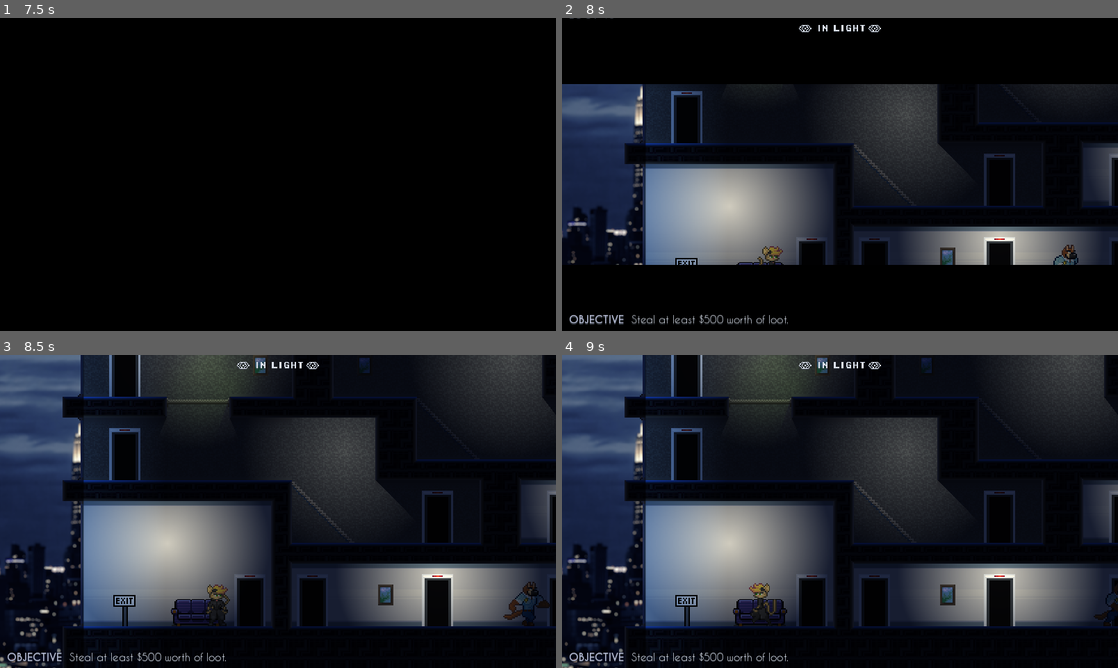
Above: before the commit, frames 1-4 (two rows, left to right).
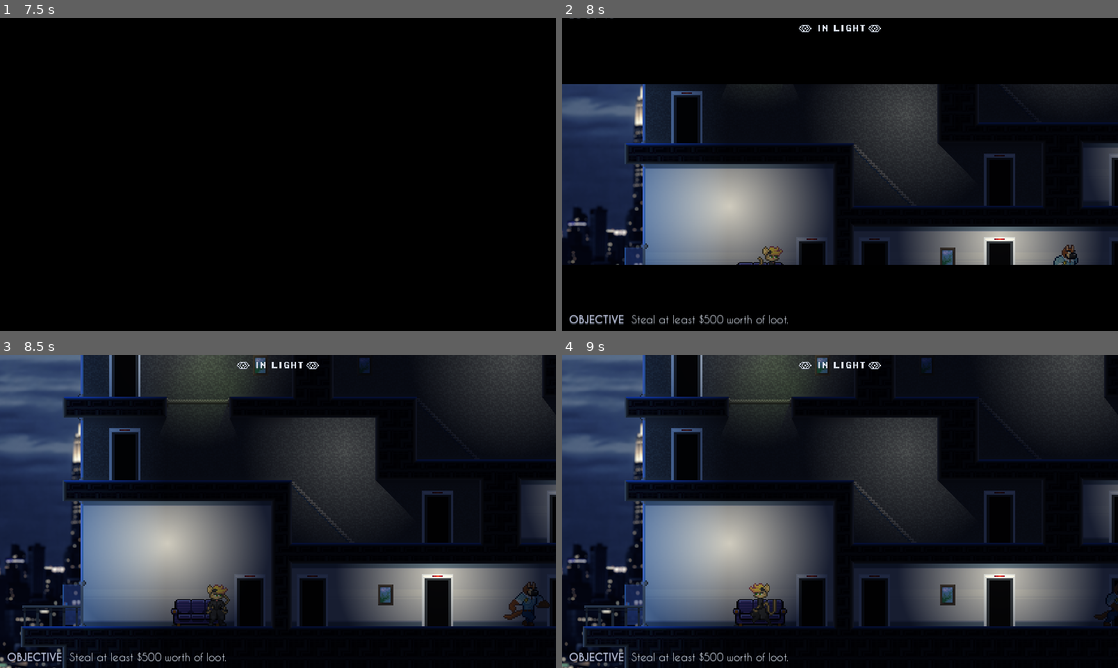
Above: after the commit, the same moments.

Repository: adamscott/catburglar
Game: Godot game, scene res://scenes/title_screen.tscn
Same seed, same stepped clock (60 frames per second), same inputs: the game is played once before the commit and once after it. Video files are missing from this copy of the repository; at most half a second of black plays in their place. Sound files missing from this copy of the repository are replaced by a short silence.
Inputs:
- Up to frame 1 (7.5 s): tap Enter (pause) at 0.5, 3.5 s; hold Right (right) 0.53-1.28 s; hold X (interact) 0.53-1.28 s; hold Down (down) 1.28-2.03 s; tap C (shoot) every 1.5 s from 1.35 to 7.35 s; tap Space at 2, 6.5 s; hold Right (right) 2.03-2.78 s; hold X (interact) 2.03-2.78 s; hold Up (up) 2.78-3.53 s; hold X (interact) 3.53-4.28 s; hold Left (left) 3.53-5.03 s; hold Down (down) 5.03-5.78 s; hold X (interact) 5.03-5.78 s; hold Right (right) 5.78-6.53 s; hold Up (up) 6.53-7.28 s; hold X (interact) 6.53-7.28 s; hold Right (right) from 7.28 s (still down)
- Up to frame 2 (8 s): keep holding Right (right)
- Up to frame 3 (8.5 s): release Right (right) at 8.03 s; hold Down (down) from 8.03 s (still down); hold X (interact) from 8.03 s (still down)
- Up to frame 4 (9 s): release Down (down) at 8.78 s; release X (interact) at 8.78 s; hold Left (left) from 8.78 s (still down); tap C (shoot) at 8.85 s

Frame 1 is identical in both runs. In frame 2, 0.7% of the frame differs, in the area x 11-25%, y 21-79%; in frame 3, 1.6%, in the area x 3-25%, y 0-100%; in frame 4, 1.6%.

Commit message:
Add new level exit and vase graphics

Diff:
--- a/game/objects/level_exit.tscn
+++ b/game/objects/level_exit.tscn
@@ -18,7 +18,7 @@
 texture = ExtResource("1_mtpm2")
 
 [node name="CollisionShape2D" type="CollisionShape2D" parent="."]
-position = Vector2(0, -16)
+position = Vector2(24, -16)
 shape = SubResource("RectangleShape2D_aipis")
 
 [connection signal="body_entered" from="." to="." method="_on_body_entered"]
--- a/game/scenes/levels/level1.tscn
+++ b/game/scenes/levels/level1.tscn
@@ -353,13 +353,12 @@
 [node name="Lights" type="Node" parent="."]
 
 [node name="OutsideLight1" type="PointLight2D" parent="Lights"]
-position = Vector2(32, 0)
 scale = Vector2(1, 100)
 color = Color(0.25098, 0.376471, 0.501961, 1)
 texture = ExtResource("16_ecxg0")
 
 [node name="OutsideLight2" type="PointLight2D" parent="Lights"]
-position = Vector2(656, 0)
+position = Vector2(688, 0)
 rotation = 3.14159
 scale = Vector2(1, -100)
 color = Color(0.25098, 0.376471, 0.501961, 1)
@@ -465,7 +464,7 @@
 position = Vector2(504, 384)
 
 [node name="LevelExit" parent="Misc" instance=ExtResource("14_qx2jl")]
-position = Vector2(32, 704)
+position = Vector2(-16, 704)
 
 [node name="HUD" parent="." instance=ExtResource("17_x1xen")]
 path_player = NodePath("../Player")
--- a/game/scenes/levels/level2.tscn
+++ b/game/scenes/levels/level2.tscn
@@ -17,7 +17,7 @@
 [ext_resource type="PackedScene" uid="uid://dcv1iqay33qep" path="res://objects/light.tscn" id="9_causn"]
 [ext_resource type="PackedScene" uid="uid://dtgqt2tuo0uwg" path="res://objects/treasure.tscn" id="9_rjy45"]
 [ext_resource type="PackedScene" uid="uid://hxebst30nlht" path="res://objects/searchable.tscn" id="9_y1ey0"]
-[ext_resource type="Texture2D" uid="uid://fv8pyh60q8ee" path="res://sprites/gold.png" id="10_dby50"]
+[ext_resource type="Texture2D" uid="uid://bqj7211lhnd4d" path="res://sprites/vase.png" id="10_ablqv"]
 [ext_resource type="PackedScene" uid="uid://26dcmt2uqm4y" path="res://objects/flickering_light.tscn" id="11_625eh"]
 [ext_resource type="Texture2D" uid="uid://cps8flbpi8arq" path="res://sprites/furniture.png" id="11_yu3wf"]
 [ext_resource type="PackedScene" uid="uid://b2lfcpiy60nl0" path="res://objects/light_toggle.tscn" id="14_17ouq"]
@@ -329,9 +329,9 @@
 [node name="Treasure" type="Node" parent="."]
 
 [node name="Vase" parent="Treasure" instance=ExtResource("9_rjy45")]
-position = Vector2(520, 54)
+position = Vector2(520, 50)
 value = 0
-treasure_sprite = ExtResource("10_dby50")
+treasure_sprite = ExtResource("10_ablqv")
 
 [node name="Searchables" type="Node" parent="."]
 
@@ -784,13 +784,12 @@
 [node name="Lights" type="Node" parent="."]
 
 [node name="OutsideLight1" type="PointLight2D" parent="Lights"]
-position = Vector2(32, 0)
 scale = Vector2(1, 100)
 color = Color(0.25098, 0.376471, 0.501961, 1)
 texture = ExtResource("15_gkbw6")
 
 [node name="OutsideLight2" type="PointLight2D" parent="Lights"]
-position = Vector2(560, 0)
+position = Vector2(592, 0)
 rotation = 3.14159
 scale = Vector2(1, -100)
 color = Color(0.25098, 0.376471, 0.501961, 1)
@@ -824,7 +823,7 @@
 [node name="Misc" type="Node" parent="."]
 
 [node name="LevelExit" parent="Misc" instance=ExtResource("6_hlqkw")]
-position = Vector2(32, 528)
+position = Vector2(0, 526)
 
 [node name="Computer" parent="Misc" instance=ExtResource("17_icuwq")]
 position = Vector2(456, 464)
Binary file changed: game/sprites/exit.png
Binary file changed: game/sprites/gradient.png
Binary file added: game/sprites/vase.png
Not shown, added: game/sprites/vase.png.import
